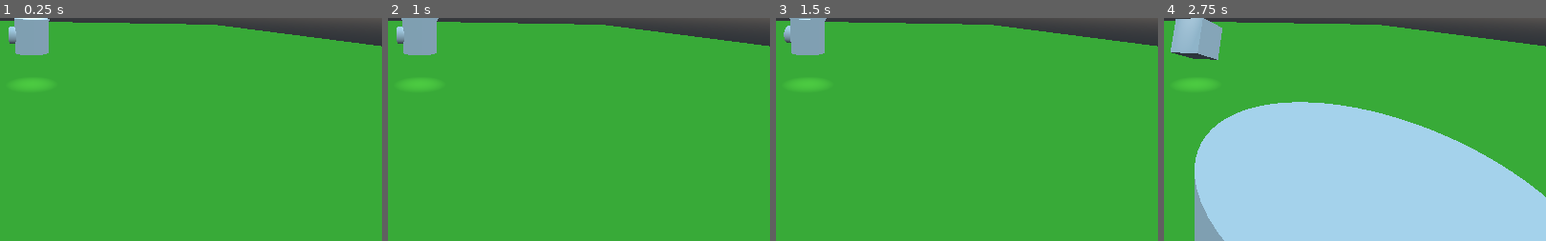
Above: before the commit, frames 1-4 (left to right).
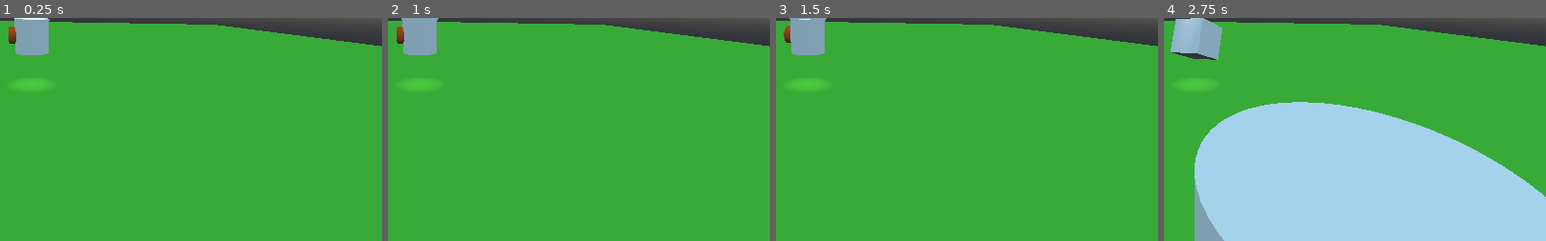
Above: after the commit, the same moments.

Repository: zenon/godot_trial
Game: Godot game, scene res://Start.tscn
Two runs of this game, one before a commit and one after it. Both use one fixed random seed, a clock stepped at 60 frames per second and the inputs below.
Inputs:
- Up to frame 1 (0.25 s): no input
- Up to frame 2 (1 s): click "A" at 0.5 s
- Up to frame 3 (1.5 s): tap Enter at 1.25 s; hold Right (ui_right) from 1.28 s (still down)
- Up to frame 4 (2.75 s): release Right (ui_right) at 2.03 s; hold Down (ui_down) from 2.03 s (still down)
The pictures show only the part of the screen within x 41-91%, y 43-93%; the shares and areas given below are measured in that part.

The runs differ from the first frame. In frame 1, 0.1% of the frame differs, in the area x 2-5%, y 3-12%; in frame 2, 0.1%; in frame 3, 0.1%; in frame 4, nothing differs.

Commit message:
Added possibility to steer using UDP.

Diff:
--- a/Player.gd
+++ b/Player.gd
@@ -1,17 +1,62 @@
 extends KinematicBody
 
 class_name Player # why needed?
+
+var udpPort = 9999
+var udpThread
+
+var forward = 0
+var rotate_left = 0
 
 export var hspeed : float = 20.0
 export var rspeed : float = 2.0
 
 func _ready():
-	pass
+	print("Creating the UDP thread.")
+	udpThread = Thread.new()
+	udpThread.start(self, "receiver_thread", udpPort)
+#	pass
 
 func _physics_process(delta : float) -> void:
-	var dz : float = Input.get_action_strength("ui_up") - Input.get_action_strength("ui_down")
-	var da : float = Input.get_action_strength("ui_left") - Input.get_action_strength("ui_right")
+	var dz : float = Input.get_action_strength("ui_up") - Input.get_action_strength("ui_down") + forward
+	forward = 0
+	var da : float = Input.get_action_strength("ui_left") - Input.get_action_strength("ui_right") + rotate_left
+	rotate_left = 0
 	rotation.y += da*rspeed * delta
 	var direction : Vector3 = Vector3(0,0,1).rotated(Vector3(0,1,0), rotation.y)
 	var motion : Vector3 = direction * dz * hspeed * delta
-	move_and_collide(motion)
+	var _move_result = move_and_collide(motion)
+	#print("move resulted in "+str(move_result))
+
+func receiver_thread(port):
+	var done = false
+	var socket = PacketPeerUDP.new()
+	if(socket.listen(port, "127.0.0.1") != OK):
+		print("An error occurred listening on port "+str(port))
+		done = true;
+	else:
+		print("Listening on port " + str(port) + " on localhost")
+	while(done != true):
+		if(socket.get_available_packet_count() > 0):
+			var data = socket.get_packet().get_string_from_ascii()
+			if(data == "end"):
+				done = true
+			else:
+				print("Data received: " + data)
+				if(data == "forward"):
+					forward += 1
+				elif(data == "backward"):
+					forward -= 1
+				elif(data == "left"):
+					rotate_left += 5
+				elif(data == "right"):
+					rotate_left -= 5
+	socket.close()
+	print("Exiting UDP Receiver")
+
+# not tested yet
+func send():
+	var socket = PacketPeerUDP.new()
+	socket.set_dest_address("127.0.0.1", udpPort)
+	socket.put_packet("Moin.".to_ascii())
+	print("UDP sending done.")
--- a/Start.tscn
+++ b/Start.tscn
@@ -1,31 +1,37 @@
-[gd_scene load_steps=15 format=2]
+[gd_scene load_steps=17 format=2]
 
 [ext_resource path="res://TheButtonScript.gd" type="Script" id=1]
 [ext_resource path="res://StartScreenScript.gd" type="Script" id=2]
 [ext_resource path="res://Player.gd" type="Script" id=3]
 [ext_resource path="res://Box.gd" type="Script" id=4]
 
-[sub_resource type="CylinderShape" id=3]
+[sub_resource type="CylinderShape" id=1]
+
+[sub_resource type="CylinderMesh" id=2]
+
+[sub_resource type="Skin" id=3]
+
+[sub_resource type="SpatialMaterial" id=14]
+albedo_color = Color( 0.933333, 0.352941, 0.0352941, 1 )
 
 [sub_resource type="CylinderMesh" id=4]
+material = SubResource( 14 )
 
-[sub_resource type="Skin" id=5]
+[sub_resource type="Skin" id=13]
 
-[sub_resource type="CylinderMesh" id=6]
-
-[sub_resource type="PhysicsMaterial" id=8]
+[sub_resource type="PhysicsMaterial" id=5]
 rough = true
 
-[sub_resource type="BoxShape" id=7]
+[sub_resource type="BoxShape" id=6]
+
+[sub_resource type="CubeMesh" id=7]
+
+[sub_resource type="BoxShape" id=8]
 
 [sub_resource type="CubeMesh" id=9]
-
-[sub_resource type="BoxShape" id=10]
-
-[sub_resource type="CubeMesh" id=1]
 size = Vector3( 1, 1, 1 )
 
-[sub_resource type="SpatialMaterial" id=2]
+[sub_resource type="SpatialMaterial" id=10]
 albedo_color = Color( 0.34902, 0.811765, 0.219608, 1 )
 
 [node name="Spatial" type="Spatial"]
@@ -74,16 +80,17 @@
 script = ExtResource( 3 )
 
 [node name="CollisionShape" type="CollisionShape" parent="Player"]
-shape = SubResource( 3 )
+shape = SubResource( 1 )
 
 [node name="MeshInstance" type="MeshInstance" parent="Player"]
-mesh = SubResource( 4 )
-skin = SubResource( 5 )
+mesh = SubResource( 2 )
+skin = SubResource( 3 )
 material/0 = null
 
 [node name="Nose" type="MeshInstance" parent="Player"]
 transform = Transform( 0.5, 0, 0, 0, -1.62921e-07, -0.5, 0, 1, -8.14603e-08, 0, 0, 0.3 )
-mesh = SubResource( 6 )
+mesh = SubResource( 4 )
+skin = SubResource( 13 )
 material/0 = null
 
 [node name="Camera" type="Camera" parent="Player"]
Not shown: 1 places in Start.tscn that only renumber resources
Not shown, added: .gitignore
Not shown, changed: README.md
